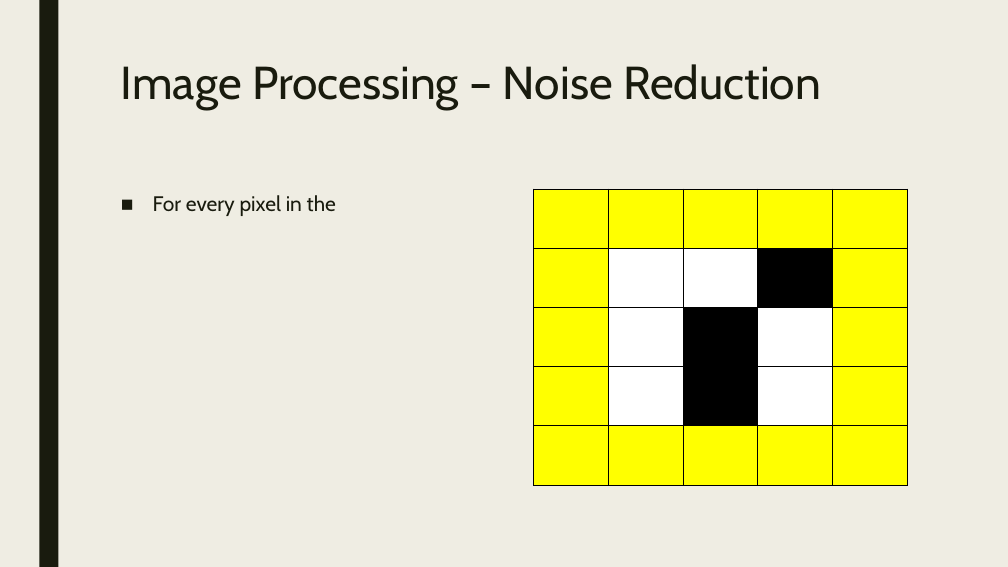
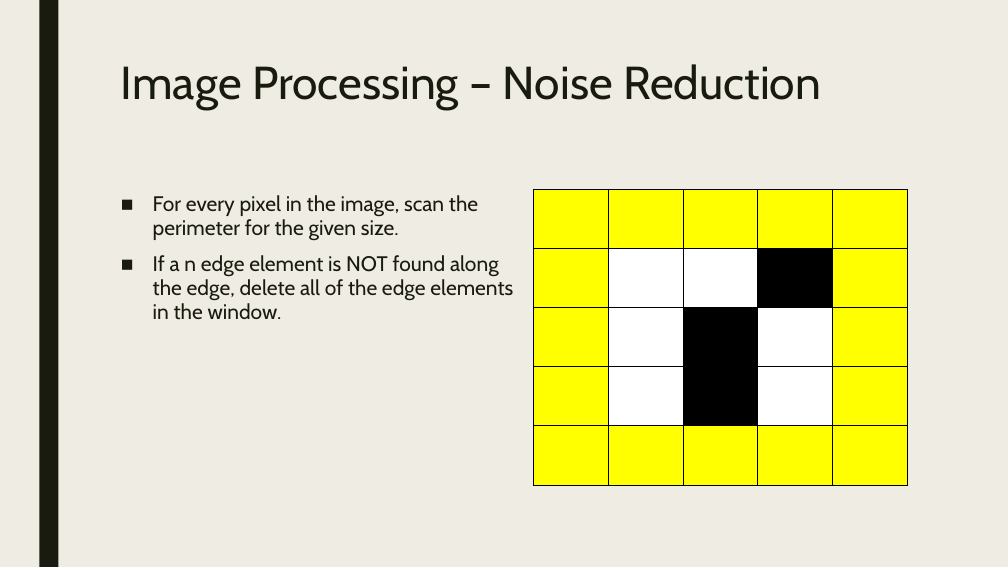
Before and after one commit to AndrewMorris-scsu/CSClassFiles, a slide deck: slide 10 of 334/ImagePresentation.odp (slide 9 before the commit). Drawn at 1008x567 pixels with LibreOffice and Linux fonts; fonts in the diff are those of the drawing. Boxes give left, top, right and bottom in pixels: in the first picture for what was removed or moved away, otherwise in the second. Text is boxed around its words. In the diff, an @@ line names an element or a change of style, - is before the commit and + after.

Commit message:
Image presentation for CSCI334

```diff
--- a/334/ImagePresentation.odp
+++ b/334/ImagePresentation.odp
@@ text at [153, 195, 513, 320]: text changed @@
-■ For every pixel in the
+■ For every pixel in the image, scan the perimeter for the given size.
+■ If a n edge element is NOT found along the edge, delete all of the edge elements in the window.
```
Also in this commit, not shown: 8 other slides changed, 6 slides added.
